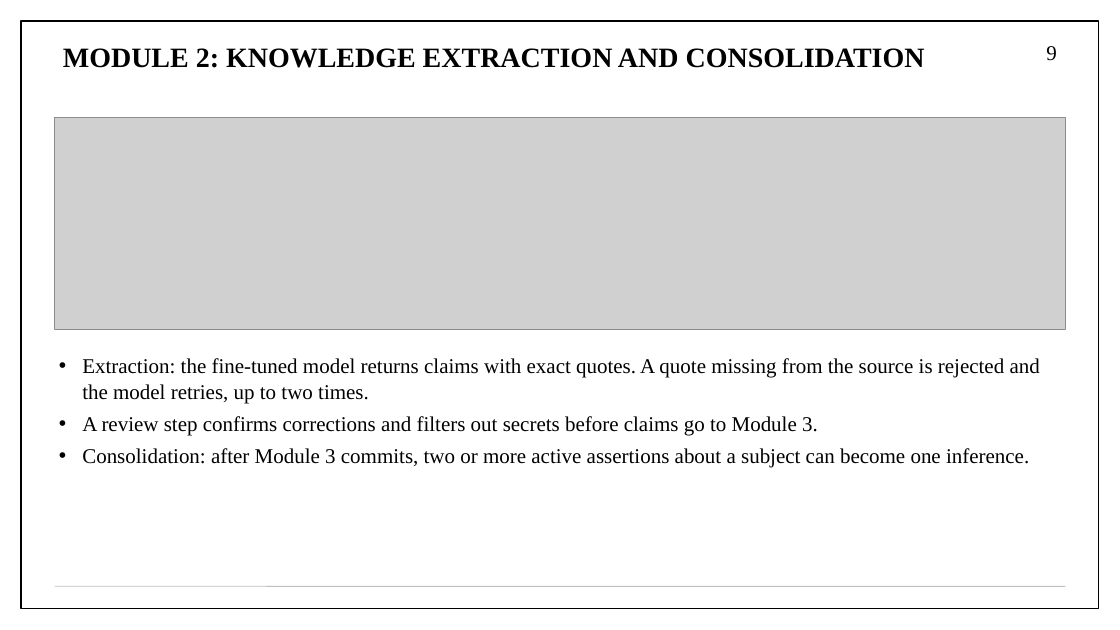
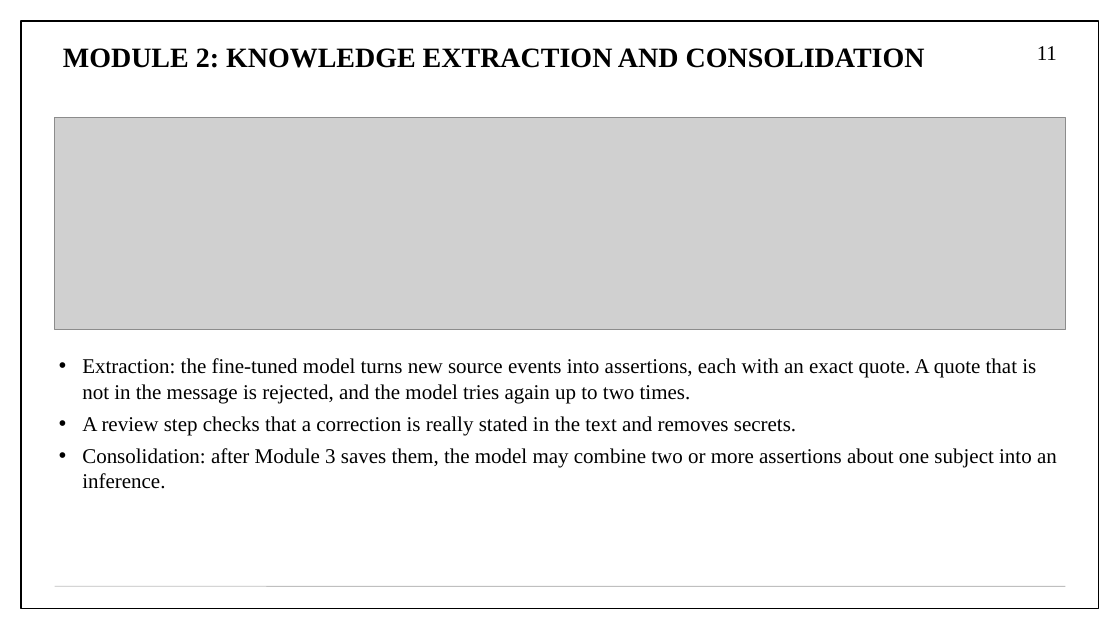
Before and after one commit to aryaniyaps/sdp-2026, a slide deck: slide 11 of P1_R2_13.pptx (slide 9 before the commit). Drawn at 1120x630 pixels with LibreOffice and Linux fonts; fonts in the diff are those of the drawing; grey boxes stand for pictures. Boxes give left, top, right and bottom in pixels: in the first picture for what was removed or moved away, otherwise in the second. Text is boxed around its words. In the diff, an @@ line names an element or a change of style, - is before the commit and + after.

Commit message:
Add a walkthrough and key terms to the review deck
The problem statement drops its example. A key-terms slide and the Maya
walkthrough now sit beside the architecture, the gaps are numbered and
the objectives point back to them, and each module and algorithm slide
links to the next. The results end with what is still missing, and a
short conclusion closes the deck. The text was rewritten after a
cold read for terms used before they were explained.

```diff
--- a/P1_R2_13.pptx
+++ b/P1_R2_13.pptx
@@ page number at bbox=[1037, 46, 1057, 60]: text changed @@
-9
+11
@@ text at bbox=[82, 358, 1057, 489]: text changed @@
-• Extraction: the fine-tuned model returns claims with exact quotes. A quote missing from the source is rejected and the model retries, up to two times.
-• A review step confirms corrections and filters out secrets before claims go to Module 3.
-• Consolidation: after Module 3 commits, two or more active assertions about a subject can become one inference.
+• Extraction: the fine-tuned model turns new source events into assertions, each with an exact quote. A quote that is not in the message is rejected, and the model tries again up to two times.
+• A review step checks that a correction is really stated in the text and removes secrets.
+• Consolidation: after Module 3 saves them, the model may combine two or more assertions about one subject into an inference.
```
Also in this commit, not shown: 23 other slides changed, 4 slides added, 1 slide removed, 1 other file.
